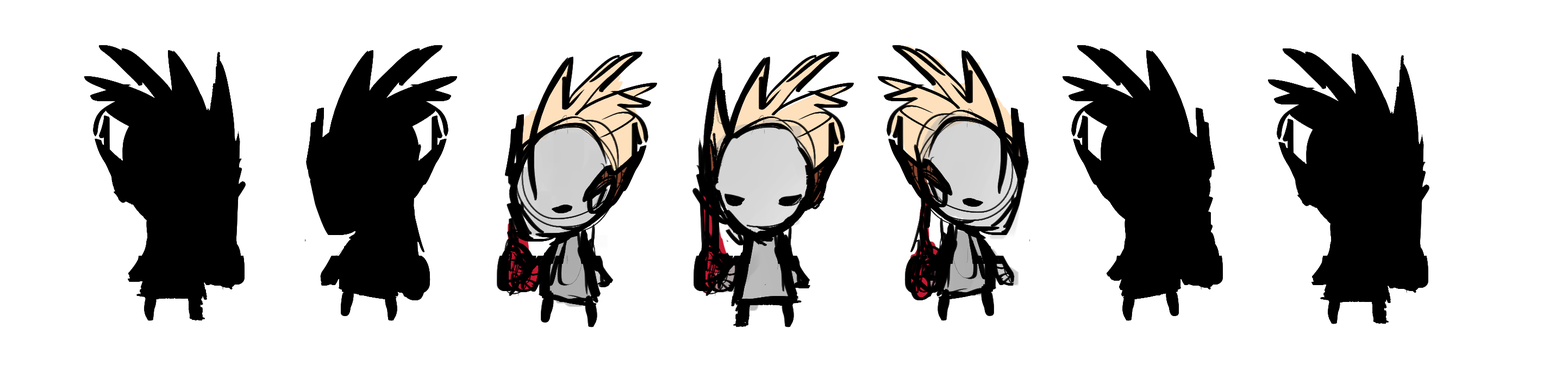
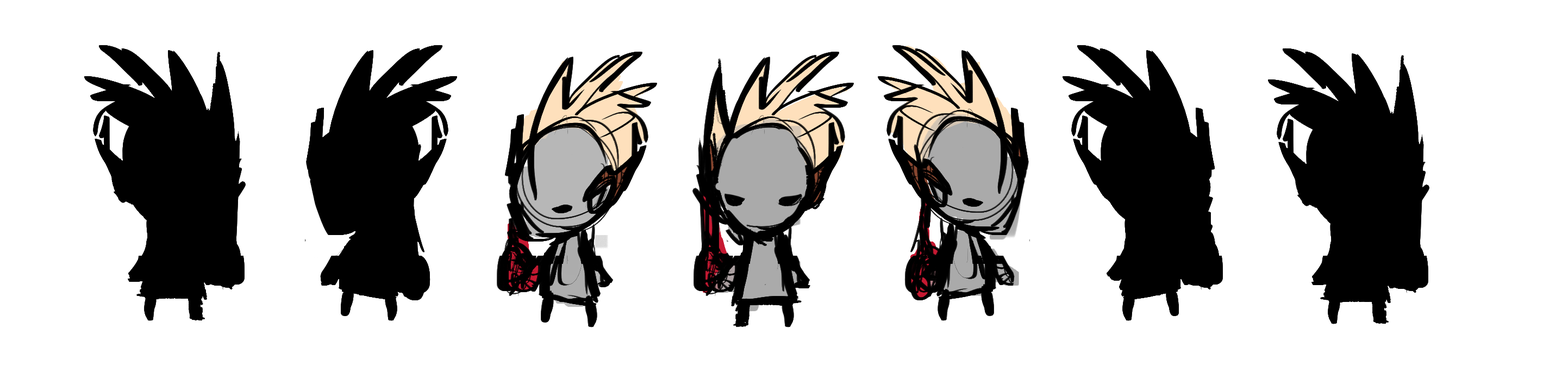
Layered file, before and after one edit (1568x389). Changes by layer:
painted on "Ebene 13" over (x1=507, y1=45, x2=1023, y2=311)
removed layer "Ebene 14" over (x1=507, y1=45, x2=1023, y2=311)
hid "Hintergrund" over (x1=507, y1=45, x2=1023, y2=311)
